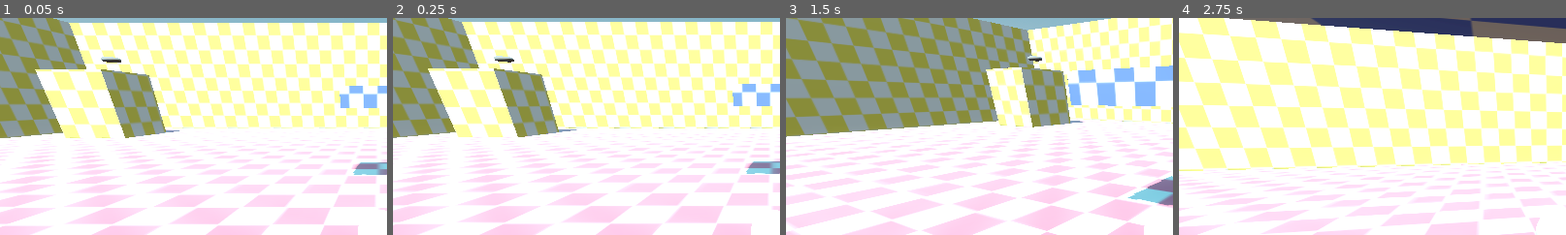
Above: before the commit, frames 1-4 (left to right).
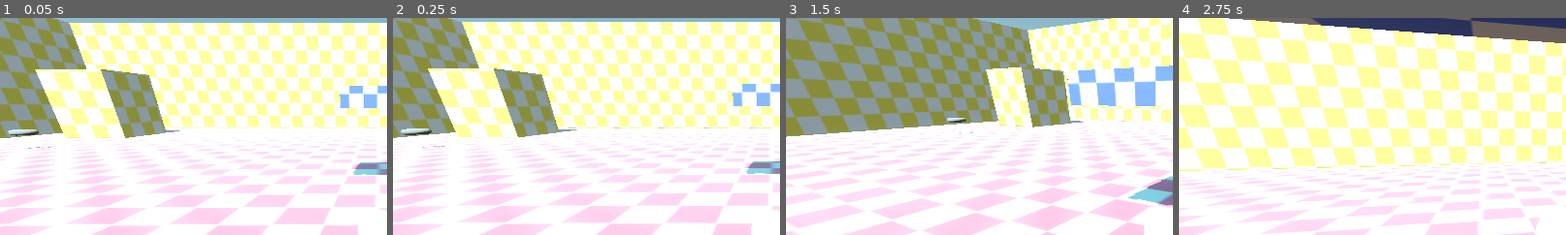
Above: after the commit, the same moments.

Repository: Mettle0/Treasure_Hunter
Game: Godot game, scene res://main.tscn
The game is run twice, just before and just after one commit, with the same random seed, the same clock (stepped at 60 frames per second) and the same inputs.
Inputs (mouse positions are % of the whole screen's width and height, from its top left):
- Up to frame 1 (0.05 s): no input
- Up to frame 2 (0.25 s): no input
- Up to frame 3 (1.5 s): tap Enter at 0.5 s; move the mouse to (55, 50) at 0.52 s; press the mouse at (55, 50) at 0.53 s; hold W (forward) from 0.53 s (still down); tap Space (jump) at 0.77 s; move the mouse to (45, 50) at 1.27 s; release the mouse at (45, 50) at 1.28 s; click (45, 50) at 1.35 s
- Up to frame 4 (2.75 s): keep holding W (forward); tap Space (jump) at 1.52 s; move the mouse to (52, 48) at 2.02 s; press the mouse at (52, 48) at 2.03 s
The pictures show only the part of the screen within x 1-51%, y 0-50%; the shares and areas given below are measured in that part.

The runs differ from the first frame. In frame 1, 0.3% of the frame differs, in the area x 2-32%, y 17-61%; in frame 2, 0.3%; in frame 3, 0.2%; in frame 4, nothing differs.

Commit message:
Updated level target default

Diff:
--- a/level.gd
+++ b/level.gd
@@ -1,6 +1,6 @@
 extends Node3D
 
-@export var item_count_target: int
+@export var item_count_target: int = 3
 @onready var item_count: int = 0
 
 
--- a/level.tscn
+++ b/level.tscn
@@ -1,5 +1,6 @@
-[gd_scene load_steps=7 format=3 uid="uid://dmmirgcbk7253"]
+[gd_scene load_steps=8 format=3 uid="uid://dmmirgcbk7253"]
 
+[ext_resource type="Script" uid="uid://da8frvui0ch7p" path="res://level.gd" id="1_0b4ue"]
 [ext_resource type="PackedScene" uid="uid://cs3vnoy4msd86" path="res://scenes/entities/player/player.tscn" id="1_u52ul"]
 [ext_resource type="PackedScene" uid="uid://rfvtu2ug6cdd" path="res://beta_map_001_col.tscn" id="3_oi3di"]
 [ext_resource type="PackedScene" uid="uid://bcxtstv02oxwd" path="res://location_manager.tscn" id="5_f2txt"]
@@ -20,6 +21,7 @@
 glow_enabled = true
 
 [node name="Level" type="Node3D"]
+script = ExtResource("1_0b4ue")
 
 [node name="WorldEnvironment" type="WorldEnvironment" parent="."]
 environment = SubResource("Environment_vonw3")
@@ -37,7 +39,7 @@
 [node name="Location Manager" parent="." instance=ExtResource("5_f2txt")]
 
 [node name="L1" type="Node3D" parent="Location Manager"]
-transform = Transform3D(1, 0, 0, 0, 1, 0, 0, 0, 1, -35.5536, 9.44751, -38.0244)
+transform = Transform3D(1, 0, 0, 0, 1, 0, 0, 0, 1, -35.5536, 1.59139, -24.1685)
 
 [node name="L2" type="Node3D" parent="Location Manager"]
 transform = Transform3D(1, 0, 0, 0, 1, 0, 0, 0, 1, -31.8017, 1.45996, 27.9367)
